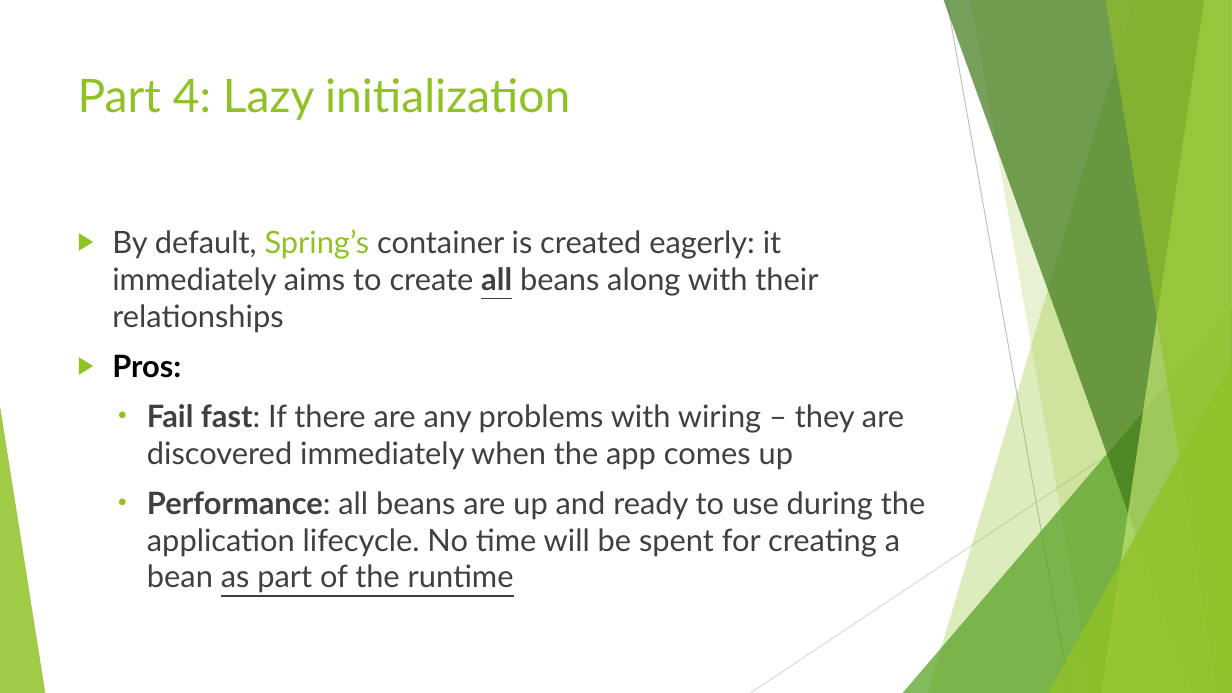
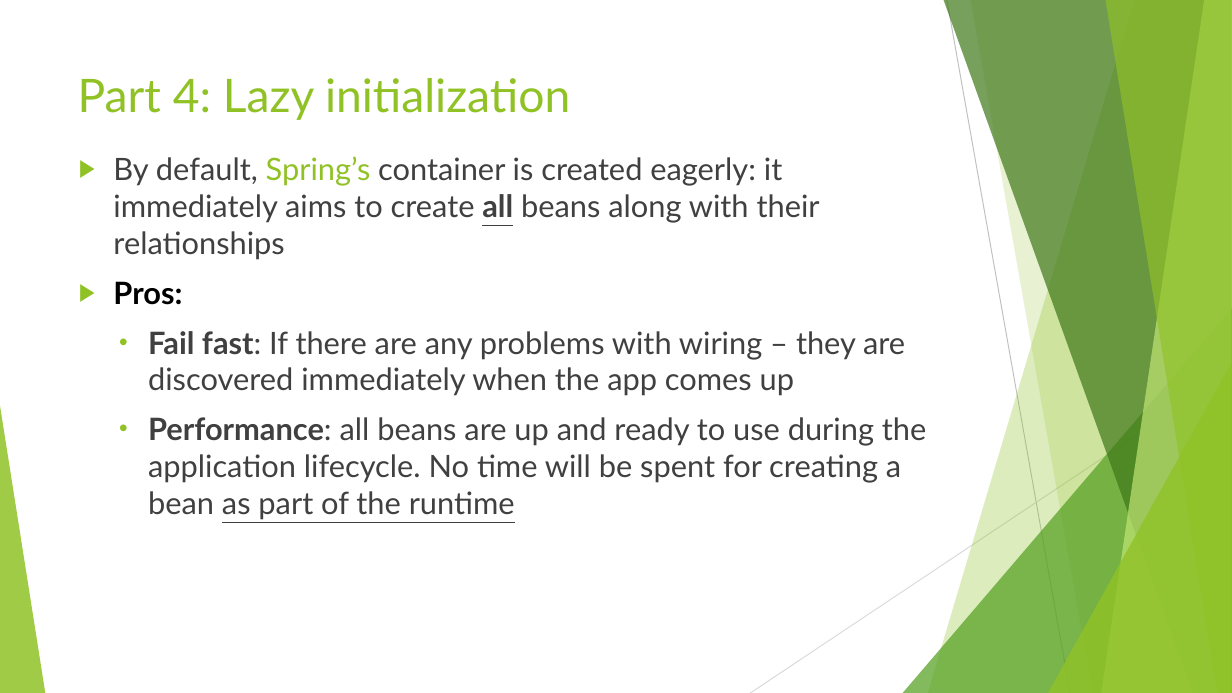
Before and after one commit to idanshal/sb-todo-app-tdp, a slide deck: slide 47 of course_data/presentations/practical_spring_boot_for_tdp_02.pptx (slide 61 before the commit). Drawn at 1232x693 pixels with LibreOffice and Linux fonts; fonts in the diff are those of the drawing. Boxes give left, top, right and bottom in pixels: in the first picture for what was removed or moved away, otherwise in the second. Text is boxed around its words. In the diff, an @@ line names an element or a change of style, - is before the commit and + after.

```diff
--- a/course_data/presentations/practical_spring_boot_for_tdp_02.pptx
+++ b/course_data/presentations/practical_spring_boot_for_tdp_02.pptx
@@ text "By default, Spring’s container is ...": place and size @@
-text "By default, Spring’s container is ..." at bbox=[112, 229, 925, 593]
+text "By default, Spring’s container is ..." at bbox=[113, 156, 926, 520]
```
Also in this commit, not shown: 6 other slides changed, 14 slides removed, 2 other files.
